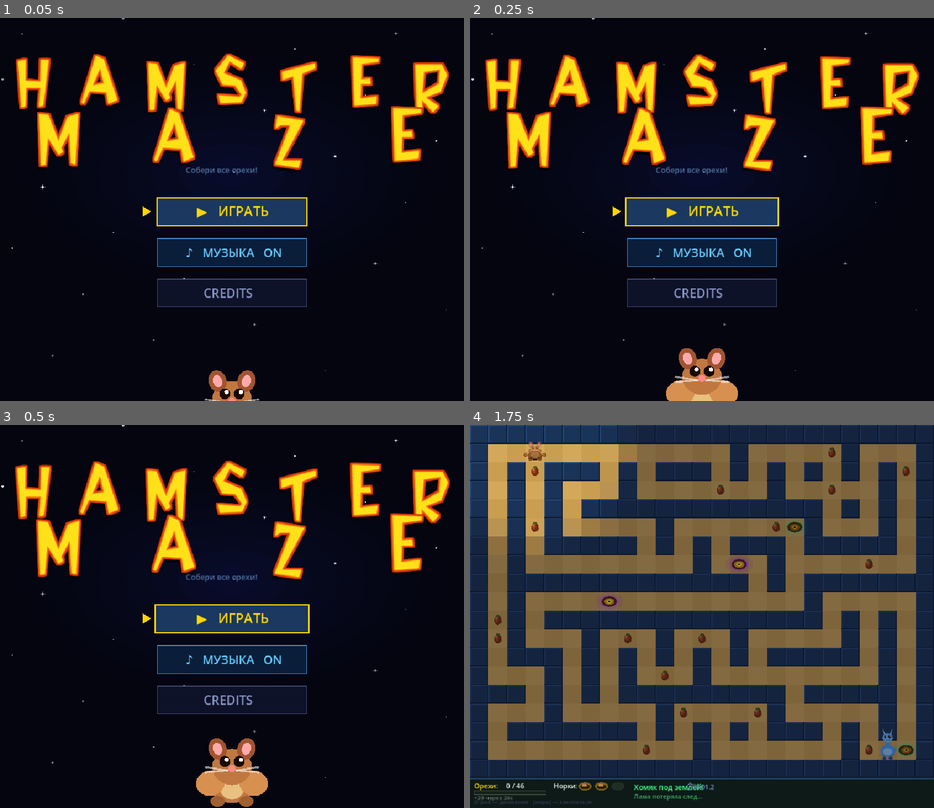
Above: before the commit, frames 1-4 (two rows, left to right).
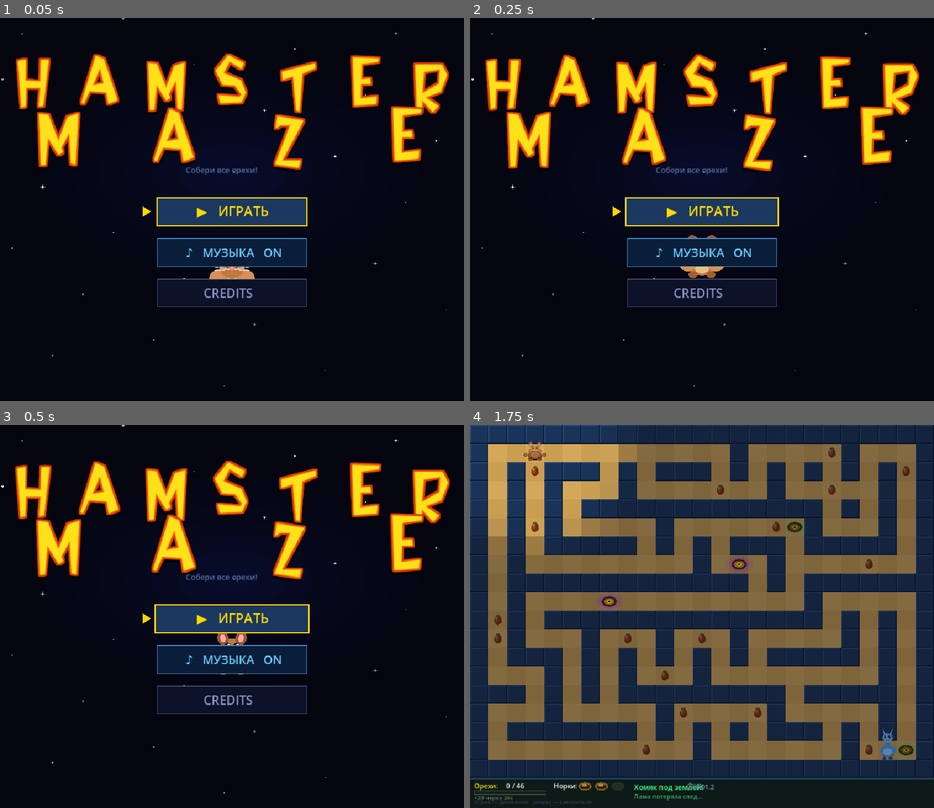
Above: after the commit, the same moments.

Repository: AndriiDiabolus/Diabolus-repository-Godot4-hamster-maze
Game: Godot game, scene res://scenes/Main.tscn
Two runs of this game, one before a commit and one after it. Both use one fixed random seed, a clock stepped at 60 frames per second and the inputs below.
Inputs (mouse positions are in pixels of both pictures, inside the frame that each line leads up to):
- Up to frame 1 (0.05 s): no input
- Up to frame 2 (0.25 s): no input
- Up to frame 3 (0.5 s): no input
- Up to frame 4 (1.75 s): tap Enter at 0.5, 0.6 s; move the mouse to (804, 597) at 0.52 s; hold D 0.53-1.25 s; click (804, 597) at 0.67 s; tap Space at 0.77 s; drag from (609, 635) to (678, 693) at 1.27 s

The runs differ from the first frame. In frame 1, 0.8% of the frame differs, in the area x 44-56%, y 64-100%; in frame 2, 1.6%; in frame 3, 1.9%, in the area x 42-58%, y 54-100%; in frame 4, nothing differs.

Commit message:
fix: menu anim cy=420-460 (visible range), draw before buttons

Diff:
--- a/scripts/main.gd
+++ b/scripts/main.gd
@@ -825,6 +825,9 @@
 	draw_string(font, Vector2(cx - 90, 300.0), "Собери все орехи!",
 		HORIZONTAL_ALIGNMENT_LEFT, -1, 15, Color(0.55, 0.75, 1.0, 0.55))
 
+	# Анимация меню — рисуется под кнопками
+	_draw_menu_anim()
+
 	# ── Buttons ────────────────────────────────────────────────────────
 	var bw: float = 290.0
 	var bh: float = 54.0
@@ -879,8 +882,6 @@
 	draw_string(font, Vector2(cx - 55, cy2 + 36), "CREDITS",
 		HORIZONTAL_ALIGNMENT_LEFT, -1, 24,
 		Color(0.8, 0.85, 1.0) if cred_sel else Color(0.62, 0.68, 0.88, 0.85))
-
-	_draw_menu_anim()
 
 	# Online leaderboard (compact, bottom of game area)
 	if not _online_scores.is_empty():
@@ -908,27 +909,27 @@
 		return
 	var t := _menu_anim_t
 	if t >= 95 and t < 140:
-		# Хомяк убегает вправо (sc=3.5, cy=694, ноги на 694+42=736)
+		# Хомяк убегает вправо (sc=2.2, cy=455, ноги на 455+26=481)
 		var hx: float = 450.0 + float(t - 95) * 9.5
-		_menu_dust.append({x=hx - 40.0, y=735.0, r=9.0 + randf() * 5.0, life=18, max_life=18})
+		_menu_dust.append({x=hx - 28.0, y=480.0, r=6.0 + randf() * 3.0, life=16, max_life=16})
 	elif t >= 242 and t < 286:
-		# Лама убегает влево (sc=3.0, cy=700, ноги на 700+48=748)
+		# Лама убегает влево (sc=2.0, cy=459, ноги на 459+32=491)
 		var lx: float = 450.0 - float(t - 242) * 10.5
-		_menu_dust.append({x=lx + 40.0, y=740.0, r=9.0 + randf() * 5.0, life=18, max_life=18})
+		_menu_dust.append({x=lx + 28.0, y=488.0, r=6.0 + randf() * 3.0, life=16, max_life=16})
 	elif t >= MENU_INTRO_DUR:
 		var lt: int = t - MENU_INTRO_DUR
-		# Большая дорожка: лево→право (sc=3.0, cy=706, ноги на 706+36=742)
+		# Большая дорожка (sc=2.2, cy=460, ноги на 460+26=486)
 		var p1: int = 340
 		var t1: int = lt % p1
 		if t1 > 0 and t1 < p1 - 5:
 			var hx1: float = -80.0 + float(t1) / float(p1) * float(C.W + 160)
-			_menu_dust.append({x=hx1 - 45.0, y=740.0, r=10.0 + randf() * 5.0, life=20, max_life=20})
-		# Малая дорожка: право→лево (sc=1.7, cy=672, ноги на 672+20=692)
+			_menu_dust.append({x=hx1 - 32.0, y=484.0, r=7.0 + randf() * 3.0, life=18, max_life=18})
+		# Малая дорожка (sc=1.2, cy=420, ноги на 420+14=434)
 		var p2: int = 260
 		var t2: int = lt % p2
 		if t2 > 0 and t2 < p2 - 5:
 			var hx2: float = float(C.W) + 80.0 - float(t2) / float(p2) * float(C.W + 160.0)
-			_menu_dust.append({x=hx2 + 30.0, y=690.0, r=5.0 + randf() * 3.0, life=14, max_life=14})
+			_menu_dust.append({x=hx2 + 20.0, y=432.0, r=4.0 + randf() * 2.0, life=12, max_life=12})
 
 
 # ── Menu animation: main dispatcher ───────────────────────────────────
@@ -949,10 +950,10 @@
 # ── Menu animation: intro (однократная, ~285 кадров) ──────────────────
 func _draw_menu_intro_anim(t: int) -> void:
 	var cx: float = 450.0
-	var cy: float = 694.0   # центр хомяка (ноги на ~736, уши на ~636)
+	var cy: float = 455.0   # центр хомяка — гарантированно в видимой зоне
 	var font := ThemeDB.fallback_font
-	const HSC: float = 3.5  # масштаб хомяка в интро
-	const LSC: float = 3.0  # масштаб ламы в интро
+	const HSC: float = 2.2  # масштаб хомяка в интро
+	const LSC: float = 2.0  # масштаб ламы в интро
 
 	# ── Хомяк (t = 0..139) ──────────────────────────────────────────
 	if t < 140:
@@ -963,22 +964,22 @@
 
 		if t < 22:
 			# Появление: выезжает снизу
-			hy = cy + 80.0 * (1.0 - float(t) / 22.0)
+			hy = cy + 50.0 * (1.0 - float(t) / 22.0)
 		elif t < 45:
 			# Смотрит влево (по умолчанию)
-			hy = cy + sin(float(t) * 0.35) * 8.0
+			hy = cy + sin(float(t) * 0.35) * 5.0
 		elif t < 68:
 			# Смотрит вправо
 			flip = -1.0
-			hy = cy + sin(float(t) * 0.35) * 8.0
+			hy = cy + sin(float(t) * 0.35) * 5.0
 		elif t < 80:
 			# Заметил что-то — быстрый bob, смотрит вправо
 			flip = -1.0
-			hy = cy + sin(float(t) * 0.9) * 12.0
+			hy = cy + sin(float(t) * 0.9) * 8.0
 		elif t < 95:
 			# Прыжок от испуга
 			var jt: float = float(t - 80) / 15.0
-			hy = cy - sin(jt * PI) * 110.0
+			hy = cy - sin(jt * PI) * 70.0
 			sc = HSC * (1.0 + sin(jt * PI) * 0.14)
 			flip = -1.0
 		else:
@@ -986,7 +987,7 @@
 			var rt: float = float(t - 95)
 			hx = cx + rt * 9.5
 			flip = -1.0
-			hy = cy + sin(rt * 0.75) * 18.0
+			hy = cy + sin(rt * 0.75) * 10.0
 			sc = HSC * (0.95 + sin(rt * 0.75 + 0.5) * 0.08)
 
 		if hx > -120.0 and hx < C.W + 120.0:
@@ -997,14 +998,14 @@
 		# "!" при испуге
 		if t >= 80 and t < 95:
 			var excl_a: float = 1.0 - float(t - 80) / 15.0
-			draw_string(font, Vector2(hx + 65, hy - 150), "!",
-				HORIZONTAL_ALIGNMENT_LEFT, -1, 48, Color(1.0, 0.95, 0.2, excl_a))
+			draw_string(font, Vector2(hx + 40, hy - 95), "!",
+				HORIZONTAL_ALIGNMENT_LEFT, -1, 36, Color(1.0, 0.95, 0.2, excl_a))
 
 	# ── Лама (t = 162..284) ─────────────────────────────────────────
 	if t >= 162:
 		var lt: float = float(t - 162)
 		var lx: float = cx
-		var ly: float = cy + 6.0   # лама чуть ниже (выше хомяка)
+		var ly: float = cy + 4.0
 		var lsc: float = LSC
 		var lflip: float = 1.0  # лицом влево (идёт влево)
 		var is_red: bool = false
@@ -1014,16 +1015,16 @@
 			var frac: float = lt / 46.0
 			lx = C.W + 65.0 - frac * (C.W + 65.0 - cx)
 			lflip = 1.0
-			ly = cy + 6.0 + sin(lt * 0.5) * 12.0
+			ly = cy + 4.0 + sin(lt * 0.5) * 7.0
 		elif t < 224:
 			# Осматривается
 			var at: float = float(t - 208)
 			lflip = 1.0 if at < 8.0 else -1.0
-			ly = cy + 6.0 + sin(at * 0.45) * 8.0
+			ly = cy + 4.0 + sin(at * 0.45) * 5.0
 		elif t < 242:
 			# Прыжок + краснеет
 			var jt2: float = float(t - 224) / 18.0
-			ly = cy + 6.0 - sin(jt2 * PI) * 95.0
+			ly = cy + 4.0 - sin(jt2 * PI) * 60.0
 			lsc = LSC * (1.0 + sin(jt2 * PI) * 0.13)
 			is_red = t >= 232
 			lflip = -1.0  # смотрит вправо (куда убежал хомяк)
@@ -1032,7 +1033,7 @@
 			var rt2: float = float(t - 242)
 			lx = cx - rt2 * 10.5
 			lflip = 1.0
-			ly = cy + 6.0 + sin(rt2 * 0.7) * 15.0
+			ly = cy + 4.0 + sin(rt2 * 0.7) * 9.0
 			is_red = true
 
 		if lx > -120.0 and lx < C.W + 120.0:
@@ -1043,36 +1044,36 @@
 		# "!!" когда лама видит следы хомяка
 		if t >= 224 and t < 242:
 			var excl_a2: float = 1.0 - float(t - 224) / 18.0
-			draw_string(font, Vector2(lx + 70, ly - 175), "!!",
-				HORIZONTAL_ALIGNMENT_LEFT, -1, 44, Color(1.0, 0.3, 0.3, excl_a2))
+			draw_string(font, Vector2(lx + 45, ly - 110), "!!",
+				HORIZONTAL_ALIGNMENT_LEFT, -1, 32, Color(1.0, 0.3, 0.3, excl_a2))
 
 
 # ── Menu animation: looping chase ─────────────────────────────────────
 func _draw_menu_chase(lt: int) -> void:
-	# Малая дорожка (дальше, выше): право→лево, синяя лама, sc=1.7
+	# Малая дорожка (дальше): право→лево, синяя лама, sc=1.2
 	var p2: int = 260
 	var t2: int = lt % p2
 	var hx2: float = float(C.W) + 80.0 - float(t2) / float(p2) * float(C.W + 160.0)
-	var cy2: float = 672.0
-	var sc2: float = 1.7
-	var bob2: float = sin(float(lt) * 0.18) * 6.0
-
-	draw_set_transform(Vector2(hx2 + 55.0, cy2 + bob2), 0.0, Vector2(sc2, sc2))
+	var cy2: float = 420.0
+	var sc2: float = 1.2
+	var bob2: float = sin(float(lt) * 0.18) * 4.0
+
+	draw_set_transform(Vector2(hx2 + 38.0, cy2 + bob2), 0.0, Vector2(sc2, sc2))
 	_draw_llama(0, 0, "chase", false)
 	draw_set_transform(Vector2.ZERO, 0.0, Vector2.ONE)
 	draw_set_transform(Vector2(hx2, cy2 + bob2), 0.0, Vector2(sc2, sc2))
 	_draw_hamster(0, 0, false)
 	draw_set_transform(Vector2.ZERO, 0.0, Vector2.ONE)
 
-	# Большая дорожка (ближе, ниже): лево→право, красная лама, sc=3.0
+	# Большая дорожка (ближе): лево→право, красная лама, sc=2.2
 	var p1: int = 340
 	var t1: int = lt % p1
 	var hx1: float = -80.0 + float(t1) / float(p1) * float(C.W + 160.0)
-	var cy1: float = 706.0
-	var sc1: float = 3.0
-	var bob1: float = sin(float(lt) * 0.22) * 14.0
-
-	draw_set_transform(Vector2(hx1 - 100.0, cy1 - 8.0 + bob1), 0.0, Vector2(-sc1, sc1))
+	var cy1: float = 460.0
+	var sc1: float = 2.2
+	var bob1: float = sin(float(lt) * 0.22) * 8.0
+
+	draw_set_transform(Vector2(hx1 - 72.0, cy1 - 5.0 + bob1), 0.0, Vector2(-sc1, sc1))
 	_draw_llama(0, 0, "chase", true)
 	draw_set_transform(Vector2.ZERO, 0.0, Vector2.ONE)
 	draw_set_transform(Vector2(hx1, cy1 + bob1), 0.0, Vector2(-sc1, sc1))
